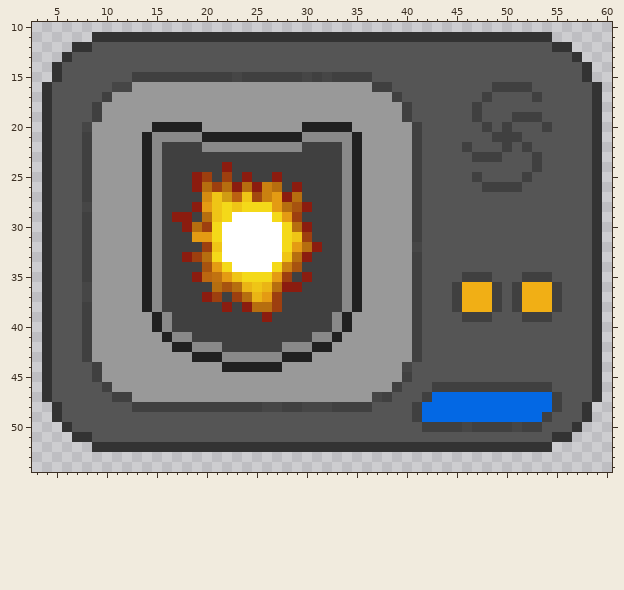
Two states of a pixel-art sprite, assets/minecraft/textures/galaxy/upgrade_fire_resistance_lv2.png. The picture above was drawn from the file before the commit.
The file is 64x64 pixels. Colours within 5 levels of each other are drawn and written as one. Shown: x 3..60, y 10..54.
And afterwards:
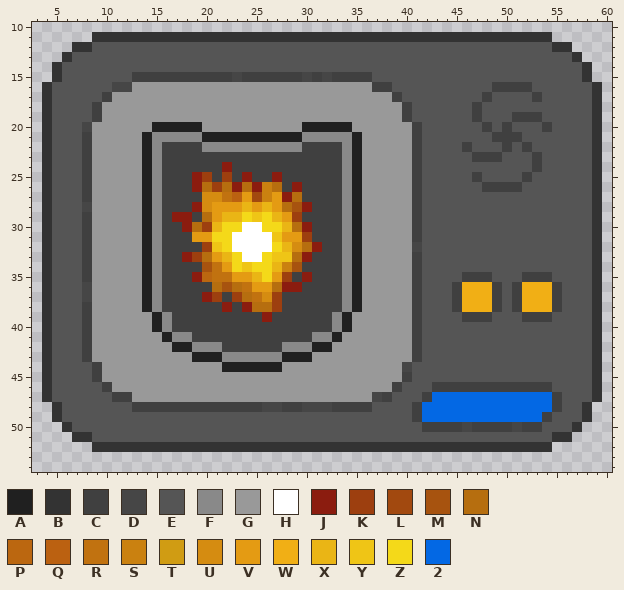
Palette (. is transparent): A #202020  B #333333  C #404040  D #464646  E #555555  F #898989  G #999999  H #ffffff  J #8b1c0f  K #9d3f0f  L #a2490f  M #a7530f  N #b66e0f  P #bb6710  Q #bb6111  R #c17210  S #ca8110  T #d09c13  U #d58c11  V #e49b13  W #f1af15  X #eab515  Y #efc516  Z #f4d919  2 #0368e4
The exact change:
@@ x 18..31 @@
 26 CJNKNJNJSNCJCC
-27 CCUYTQYLSVJNCC
-28 CJVYZYZZZVNMJC
-29 JCNYZHHHHZVKCC
-30 JNKZHHHHHHZNJC
-31 CVVZHHHHHHZYKC
-32 CCKYHHHHHHZVNJ
-33 JKNZHHHHHHYNJC
-34 CCMVZHHHHZSMCC
-35 CJPRVYZZZVKCJC
-36 CCCNMNXYXNJJCC
-37 CCJKCKNXVKCCCC
+27 CCUURQVLSVJNCC
+28 CJUVVVXVXVNMJC
+29 JCNVXXZYZXVKCC
+30 JNKXZZHHZZXNJC
+31 CVVZZHHHHYVVKC
+32 CCKYZHHHHZXUNJ
+33 JKNVXZHHZYYNJC
+34 CCMRVZYZZXSMCC
+35 CJPRRVVXZVKCJC
+36 CCCNMNRVVNJJCC
+37 CCJKCKNRUKCCCC
 38 CCCCJCJNNKCCCC
